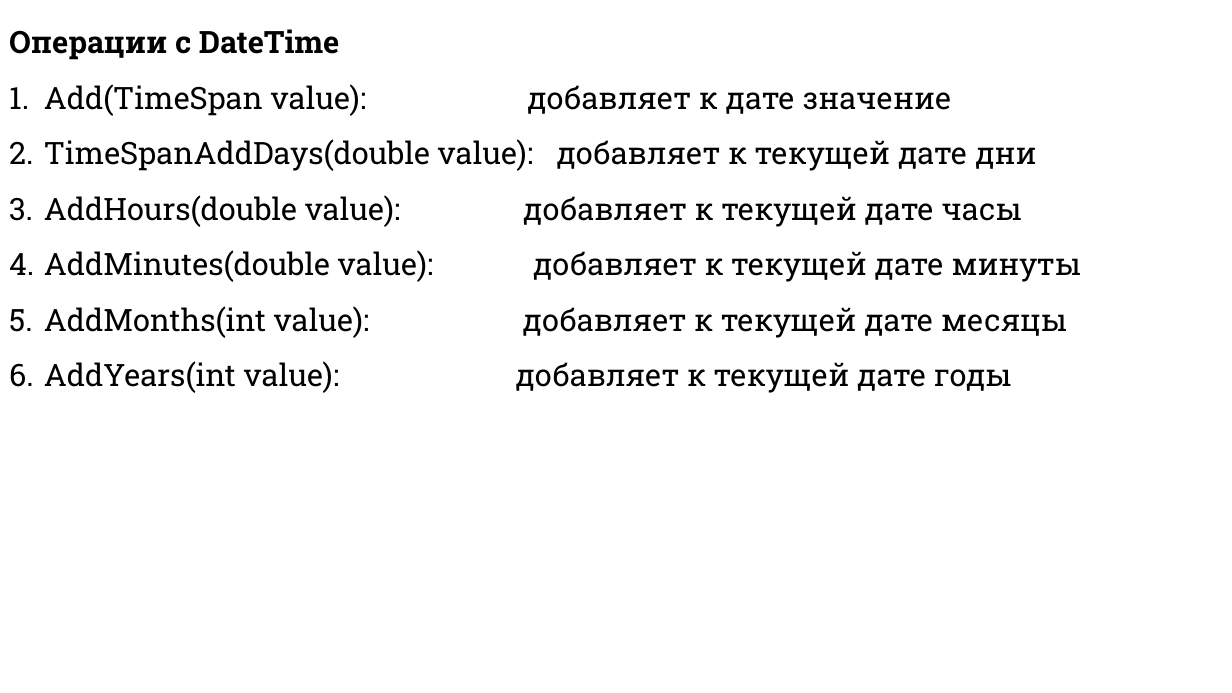
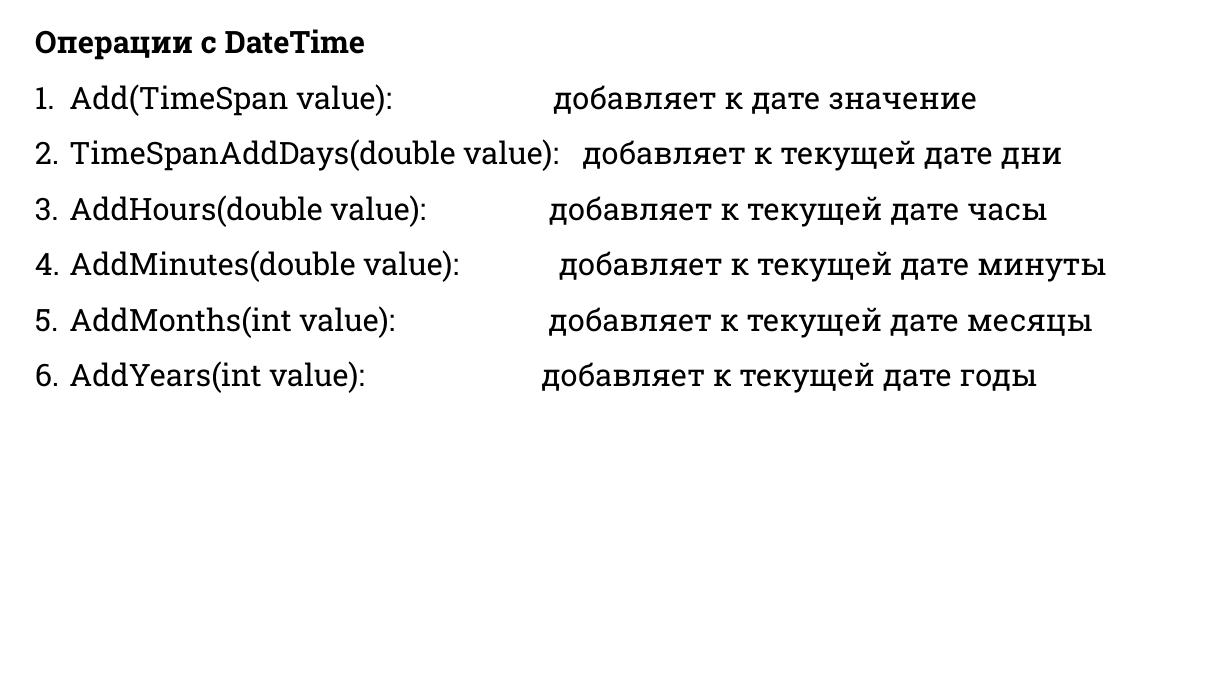
Before and after one commit to DaniilKlyukin/ITiP-2, a slide deck: slide 3 of Лекции/ИТиП 2 лек 7.pptx. Drawn at 1232x693 pixels with LibreOffice and Linux fonts; fonts in the diff are those of the drawing. Boxes give left, top, right and bottom in pixels: in the first picture for what was removed or moved away, otherwise in the second. Text is boxed around its words. In the diff, an @@ line names an element or a change of style, - is before the commit and + after.

```diff
--- a/Лекции/ИТиП 2 лек 7.pptx
+++ b/Лекции/ИТиП 2 лек 7.pptx
@@ text "Операции с DateTime": place and size @@
-text "Операции с DateTime" at [9, 29, 1081, 393]
+text "Операции с DateTime" at [35, 29, 1106, 393]
```
Also in this commit, not shown: 16 other slides changed, 10 slides added, 8 other files.
